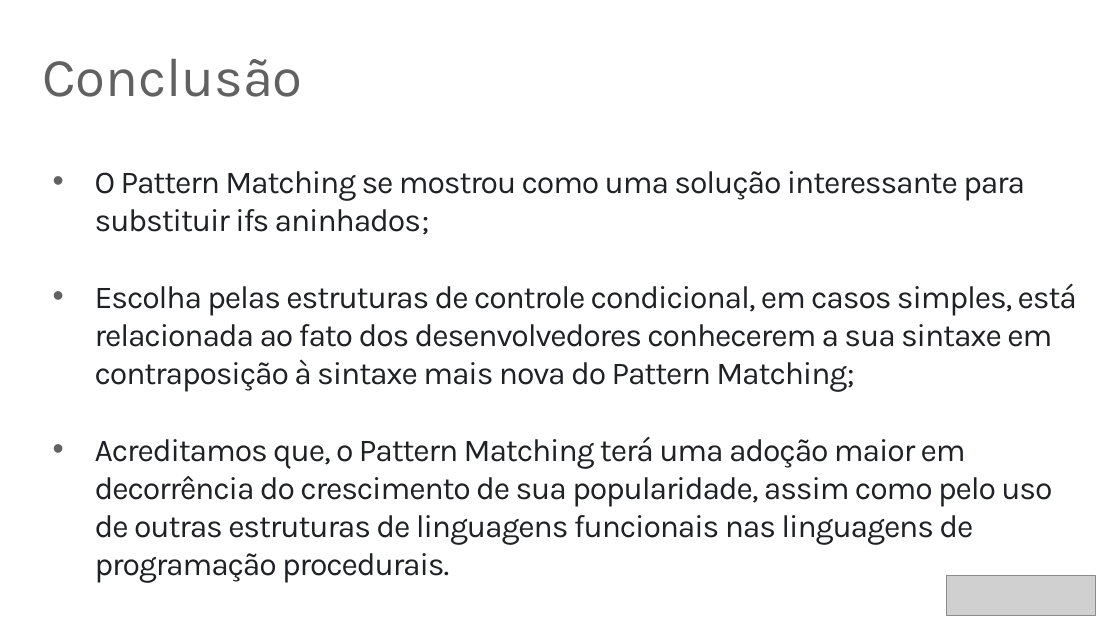
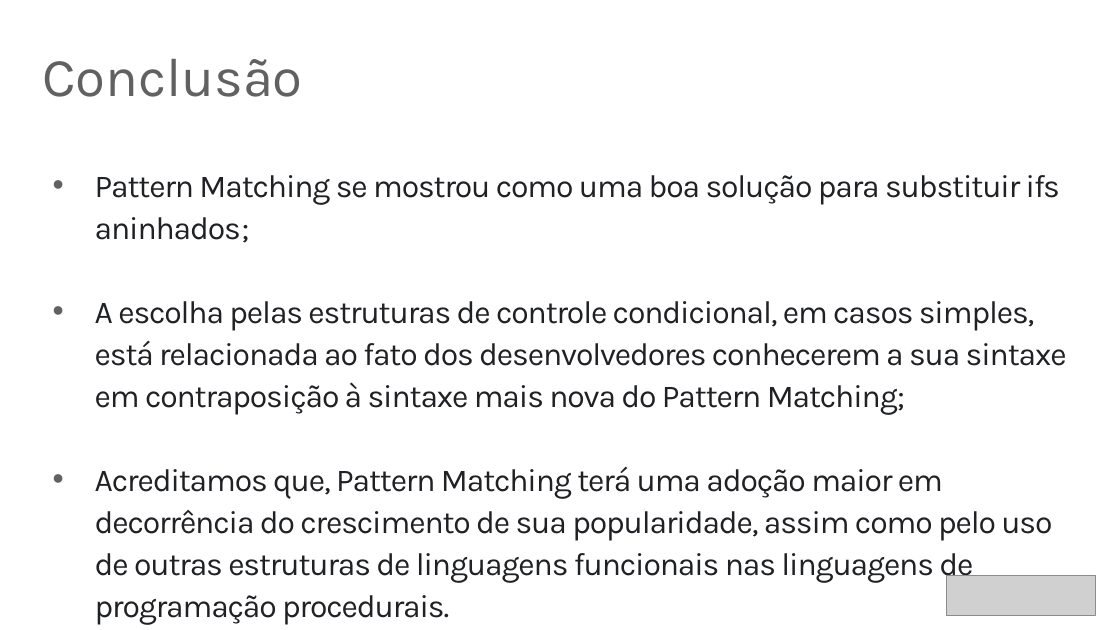
Before and after one commit to rafaelcruz-net/pattern-matching, a slide deck: slide 46 of Apresentacao_Defesa.pptx (slide 45 before the commit). Drawn at 1120x630 pixels with LibreOffice and Linux fonts; fonts in the diff are those of the drawing; grey boxes stand for pictures. Boxes give left, top, right and bottom in pixels: in the first picture for what was removed or moved away, otherwise in the second. Text is boxed around its words. In the diff, an @@ line names an element or a change of style, - is before the commit and + after.

Commit message:
apresentação final

```diff
--- a/Apresentacao_Defesa.pptx
+++ b/Apresentacao_Defesa.pptx
@@ text at [95,175,1067,625]: text changed @@
-• O Pattern Matching se mostrou como uma solução interessante para substituir ifs aninhados;
-• Escolha pelas estruturas de controle condicional, em casos simples, está relacionada ao fato dos desenvolvedores conhecerem a sua sintaxe em contraposição à sintaxe mais nova do Pattern Matching;
-• Acreditamos que, o Pattern Matching terá uma adoção maior em decorrência do crescimento de sua popularidade, assim como pelo uso de outras estruturas de linguagens funcionais nas linguagens de programação procedurais.
+• Pattern Matching se mostrou como uma boa solução para substituir ifs aninhados;
+• A escolha pelas estruturas de controle condicional, em casos simples, está relacionada ao fato dos desenvolvedores conhecerem a sua sintaxe em contraposição à sintaxe mais nova do Pattern Matching;
+• Acreditamos que, Pattern Matching terá uma adoção maior em decorrência do crescimento de sua popularidade, assim como pelo uso de outras estruturas de linguagens funcionais nas linguagens de programação procedurais.
```
Also in this commit, not shown: 22 other slides changed, 1 slide added, 2 other files.
